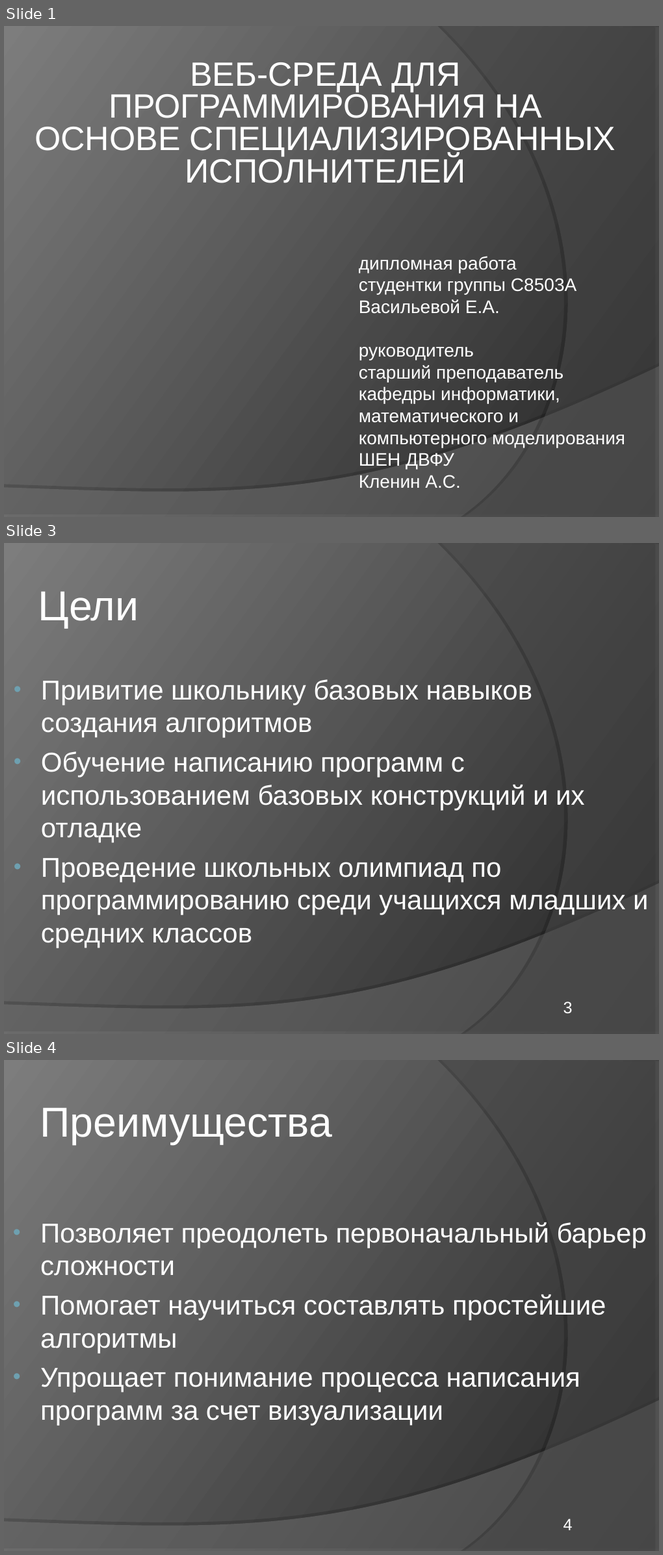
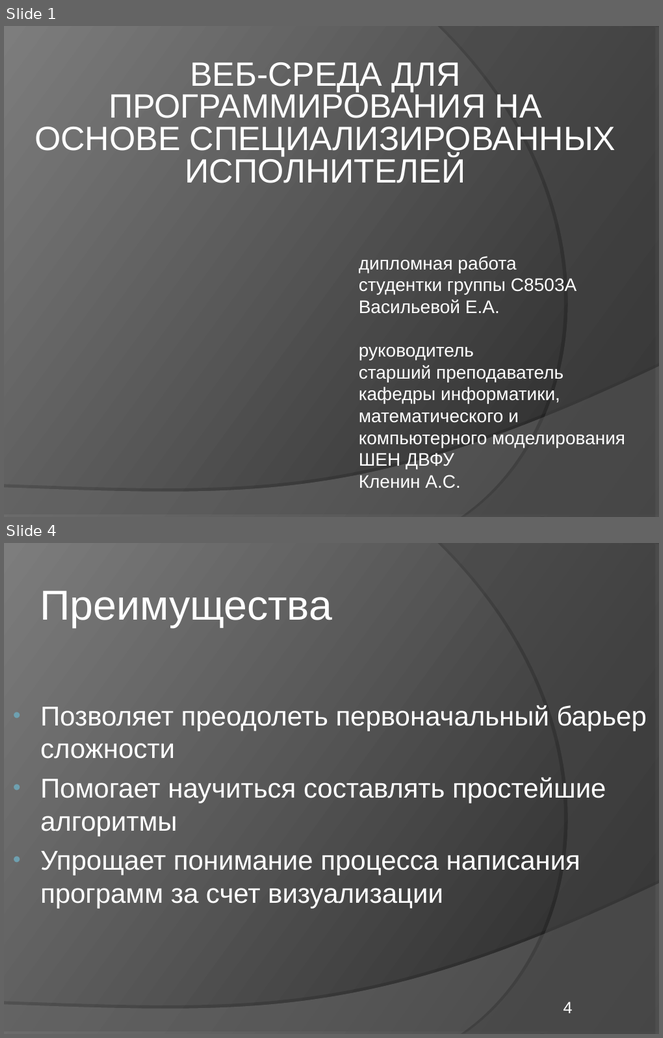
Before and after one commit to elvslv/DiplomaReport, a slide deck: C8503A_Vasilyeva_presentation.ppt. Shown one above the other, each under a label of ours: slides 1, 3 and 4 before the commit, slides 1 and 4 after it; the slides between them are not shown. The pictures are 663x1555 and 663x1038 pixels, drawn with LibreOffice and Linux fonts; fonts in the diff are those of the drawing. Boxes give left, top, right and bottom in pixels: in the first picture for what was removed or moved away, otherwise in the second. Text is boxed around its words. In the diff, an @@ line names an element or a change of style, - is before the commit and + after.

```diff
--- a/C8503A_Vasilyeva_presentation.ppt
+++ b/C8503A_Vasilyeva_presentation.ppt
@@ slide 3 removed at [4,543,659,1034], background gradient #242424 to #7D7D7D; not listed: 2 template elements that a slide beside it also shows @@
@@ title removed at [38,591,139,628] @@
-Цели
@@ text removed at [41,679,648,948] @@
-• Привитие школьнику базовых навыков создания алгоритмов
-• Обучение написанию программ с использованием базовых конструкций и их отладке
-• Проведение школьных олимпиад по программированию среди учащихся младших и средних классов
@@ page number removed at [564,1002,573,1014] @@
-3
```
Also in this commit, not shown: 4 slides changed, 3 slides added, 5 other slides removed, 1 other file.
